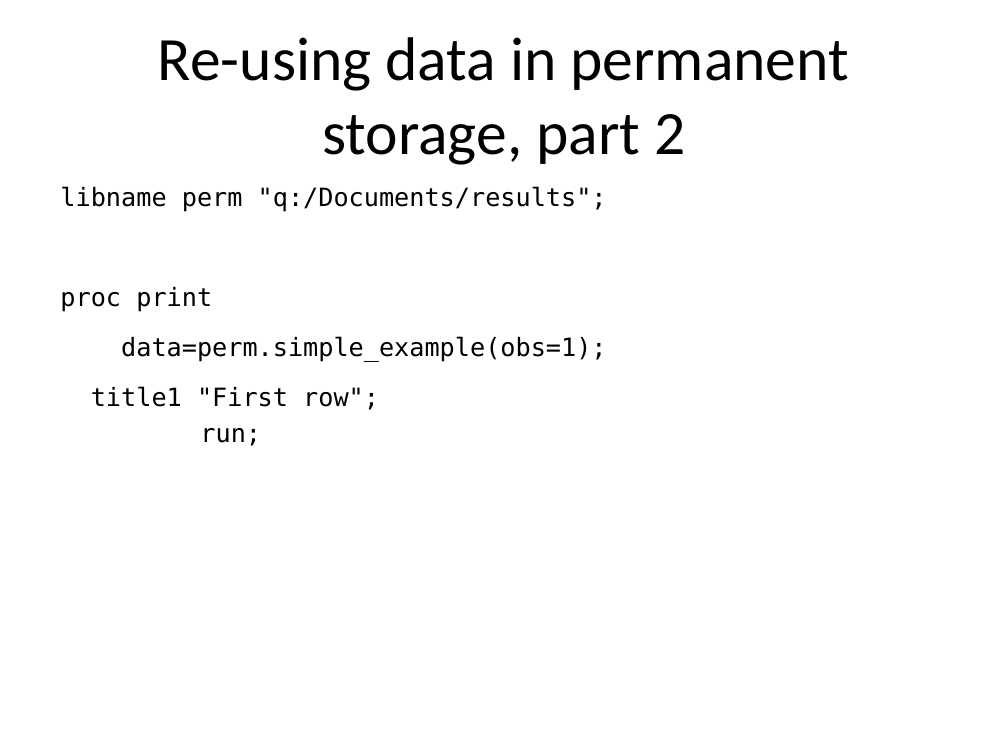
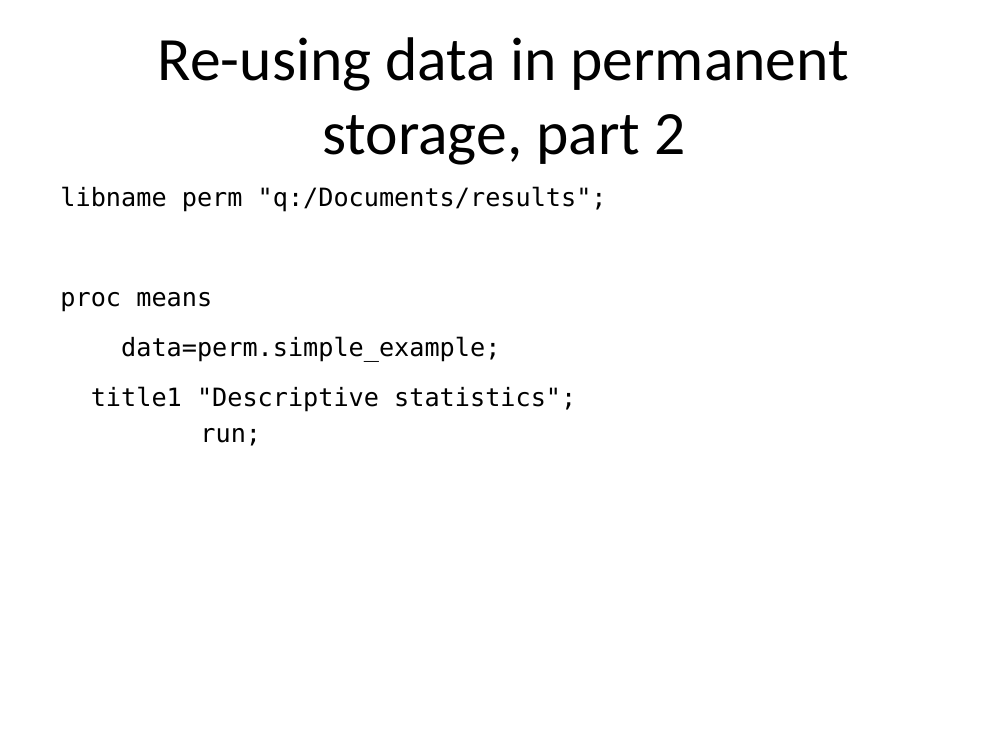
Before and after one commit to pmean/introduction-to-SAS, a slide deck: slide 12 of results/m01-basic-program.pptx (slide 10 before the commit). Drawn at 1008x756 pixels with LibreOffice and Linux fonts; fonts in the diff are those of the drawing. Boxes give left, top, right and bottom in pixels: in the first picture for what was removed or moved away, otherwise in the second. Text is boxed around its words. In the diff, an @@ line names an element or a change of style, - is before the commit and + after.

```diff
--- a/results/m01-basic-program.pptx
+++ b/results/m01-basic-program.pptx
@@ text at <box>60,186,607,446</box>: text changed @@
-libname perm "q:/Documents/results";
-proc print
-data=perm.simple_example(obs=1);
-title1 "First row";
-run;
+libname perm "q:/Documents/results";
+proc means
+data=perm.simple_example;
+title1 "Descriptive statistics";
+run;
```
Also in this commit, not shown: 2 other slides changed, 12 slides added, 6 other files.
